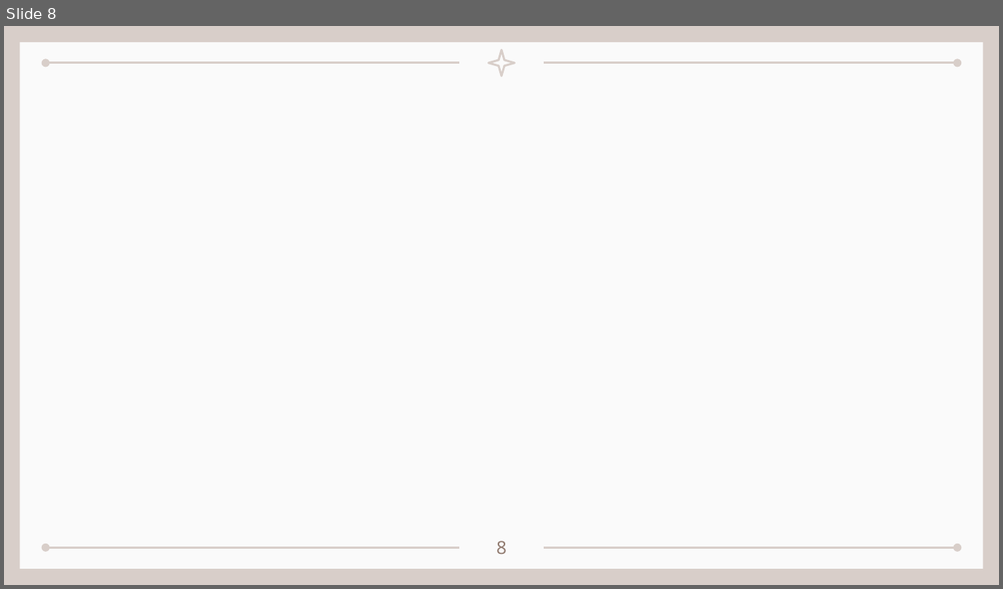
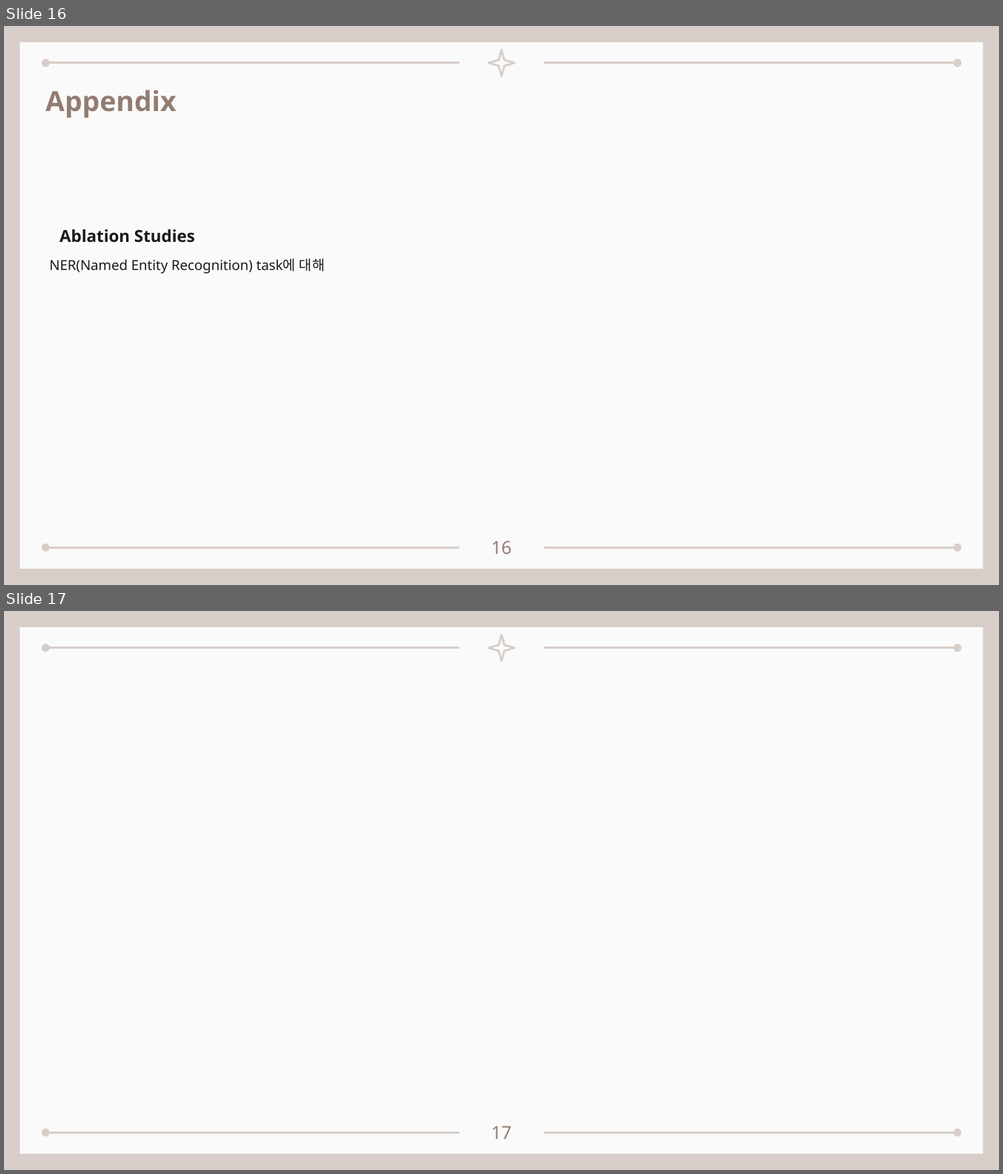
Before and after one commit to seungdeng/DELab, a slide deck: PPT/DSLab_이승건_BERT멘토링발표.pptx. Shown one above the other, each under a label of ours: slide 8 before the commit, slides 16 and 17 after it. The pictures are 1003x589 and 1003x1174 pixels, drawn with LibreOffice and Linux fonts; fonts in the diff are those of the drawing. Boxes give left, top, right and bottom in pixels: in the first picture for what was removed or moved away, otherwise in the second. Text is boxed around its words. In the diff, an @@ line names an element or a change of style, - is before the commit and + after.

```diff
--- a/PPT/DSLab_이승건_BERT멘토링발표.pptx
+++ b/PPT/DSLab_이승건_BERT멘토링발표.pptx
@@ slide 16 added at [4,26,999,585], background #D8CEC9; not listed: 6 template elements that a slide beside it also shows @@
@@ text added at [45,90,176,118], 20 pt, text #927C71, bold @@
+Appendix
@@ text added at [60,230,195,243], 12 pt, text #191919, bold @@
+Ablation Studies
@@ text added at [49,258,324,274], 10 pt, text #191919 @@
+NER(Named Entity Recognition) task에 대해
@@ page number added at [491,541,512,554], 13 pt, text #927C71 @@
+16
@@ what was slide 8 is now slide 17 @@
@@ page number at [491,1126,512,1139]: text changed @@
-8
+17
```
Also in this commit, not shown: 1 slide changed, 13 other slides added, 5 slides removed, 3 other files.
